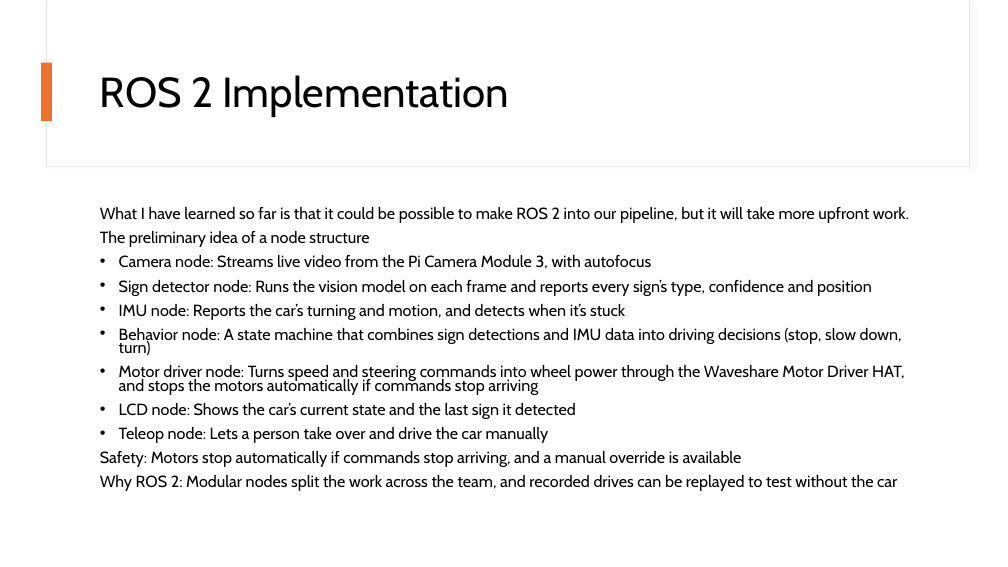
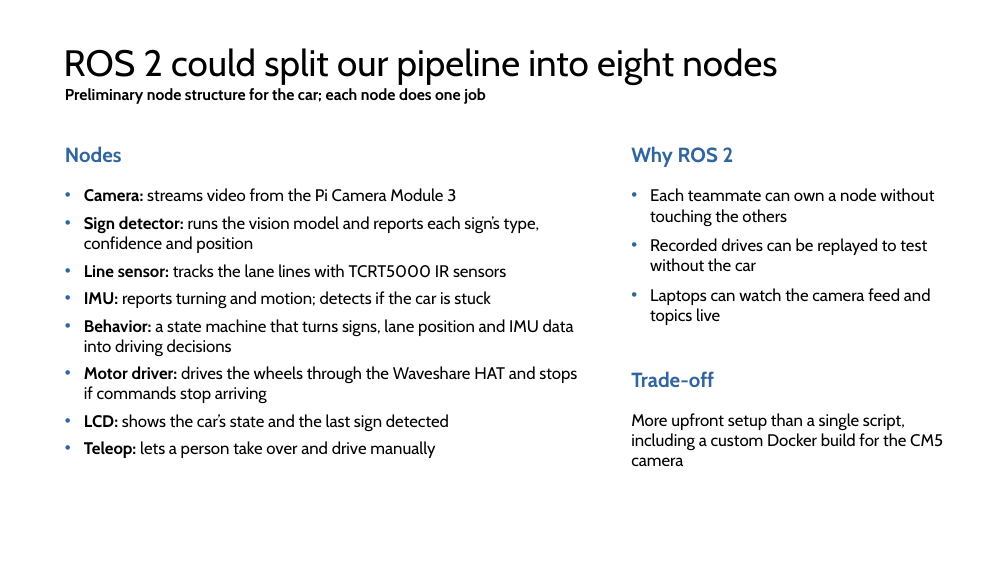
Before and after one commit to EthanWellsSr/BuggyBot, a slide deck: slide 2 of Weekly Reports/slides/3-ethan-bishop.pptx. Drawn at 1008x567 pixels with LibreOffice and Linux fonts; fonts in the diff are those of the drawing. Boxes give left, top, right and bottom in pixels: in the first picture for what was removed or moved away, otherwise in the second. Text is boxed around its words. In the diff, an @@ line names an element or a change of style, - is before the commit and + after.

```diff
--- a/Weekly Reports/slides/3-ethan-bishop.pptx
+++ b/Weekly Reports/slides/3-ethan-bishop.pptx
@@ rectangle removed at box(46, 0, 969, 167) @@
@@ rectangle removed at box(47, 0, 969, 166) @@
@@ title at box(64, 48, 777, 85): text changed; size 40 to 35 pt @@
-ROS 2 Implementation
+ROS 2 could split our pipeline into eight nodes
@@ title "ROS 2 could split our ..." at box(64, 48, 777, 85): vertical alignment middle to bottom @@
@@ rectangle removed at box(42, 63, 52, 121) @@
@@ text added at box(65, 88, 486, 104), 15 pt, text #000000, bold @@
+Preliminary node structure for the car; each node does one job
@@ text added at box(65, 146, 122, 162), 19.5 pt, text #30669D, bold @@
+Nodes
@@ text added at box(631, 146, 734, 167), 19.5 pt, text #30669D, bold @@
+Why ROS 2
@@ text added at box(84, 188, 577, 458), 16 pt, text #000000 @@
+• Camera: streams video from the Pi Camera Module 3
+• Sign detector: runs the vision model and reports each sign’s type, confidence and position
+• Line sensor: tracks the lane lines with TCRT5000 IR sensors
+• IMU: reports turning and motion; detects if the car is stuck
+• Behavior: a state machine that turns signs, lane position and IMU data into driving decisions
+• Motor driver: drives the wheels through the Waveshare HAT and stops if commands stop arriving
+• LCD: shows the car’s state and the last sign detected
+• Teleop: lets a person take over and drive manually
@@ text removed at box(100, 207, 909, 491) @@
-What I have learned so far is that it could be possible to make ROS 2 into our pipeline, but it will take more upfront work.
-The preliminary idea of a node structure
-• Camera node: Streams live video from the Pi Camera Module 3, with autofocus
-• Sign detector node: Runs the vision model on each frame and reports every sign’s type, confidence and position
-• IMU node: Reports the car’s turning and motion, and detects when it’s stuck
-• Behavior node: A state machine that combines sign detections and IMU data into driving decisions (stop, slow down, turn)
-• Motor driver node: Turns speed and steering commands into wheel power through the Waveshare Motor Driver HAT, and stops the motors automatically if commands stop arriving
-• LCD node: Shows the car’s current state and the last sign it detected
-• Teleop node: Lets a person take over and drive the car manually
-Safety: Motors stop automatically if commands stop arriving, and a manual override is available
-Why ROS 2: Modular nodes split the work across the team, and recorded drives can be replayed to test without the car
@@ text added at box(650, 188, 934, 325), 16 pt, text #000000 @@
+• Each teammate can own a node without touching the others
+• Recorded drives can be replayed to test without the car
+• Laptops can watch the camera feed and topics live
@@ text added at box(631, 371, 714, 387), 19.5 pt, text #30669D, bold @@
+Trade-off
@@ text added at box(631, 413, 943, 466), 16 pt, text #000000 @@
+More upfront setup than a single script, including a custom Docker build for the CM5 camera
```
Also in this commit, not shown: 1 other slide changed, 1 slide added, 1 slide removed.
